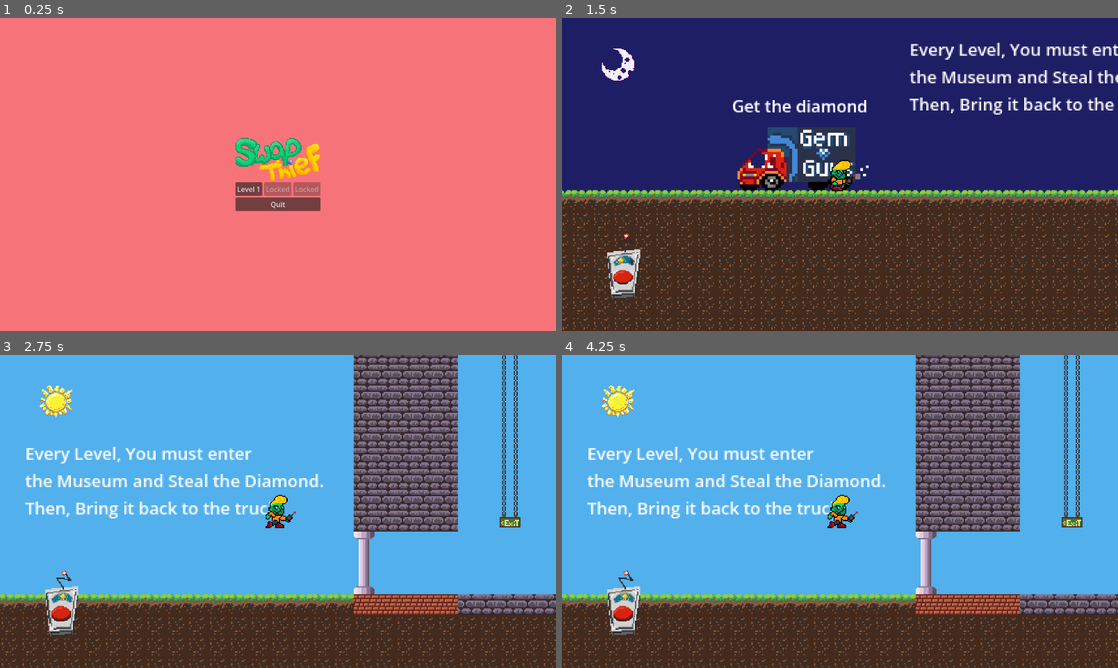
Above: before the commit, frames 1-4 (two rows, left to right).
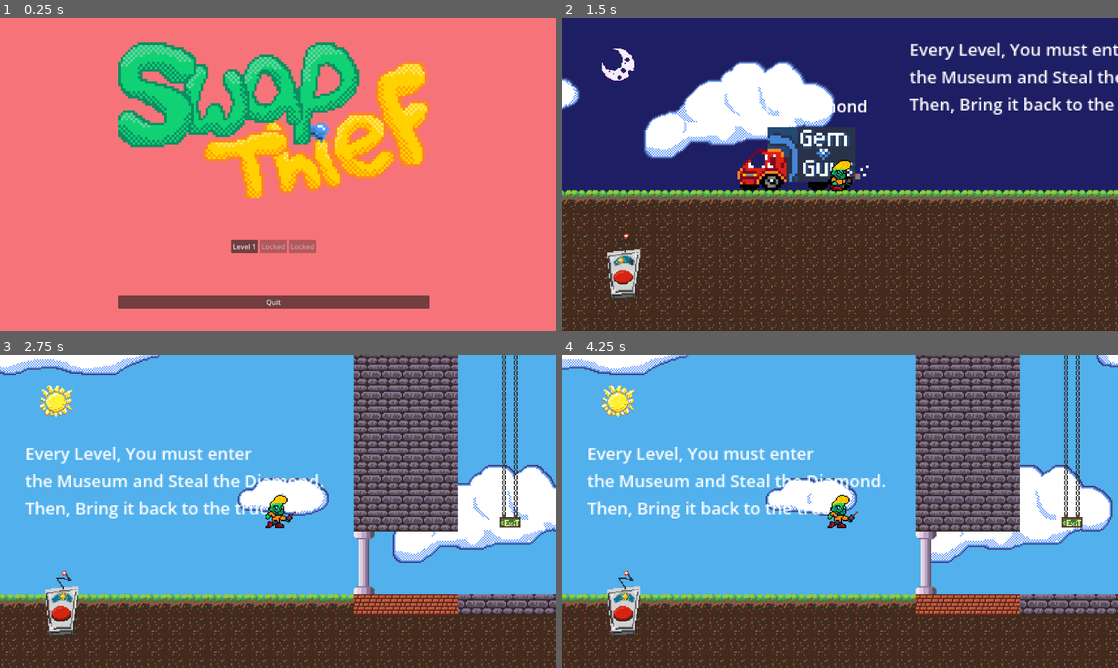
Above: after the commit, the same moments.

Repository: noble-squared/Colorado-Game-Jam
Game: Godot game, scene res://Scenes/main_menu.tscn
Same seed, same stepped clock (60 frames per second), same inputs: the game is played once before the commit and once after it.
Inputs:
- Up to frame 1 (0.25 s): no input
- Up to frame 2 (1.5 s): click "Level 1" at 0.5 s; hold D (Right) from 1.28 s (still down); tap Space (SwapTime) at 1.35 s
- Up to frame 3 (2.75 s): keep holding D (Right); tap W (Jump) at 1.52, 2.27 s; tap Space (SwapTime) at 2.1 s
- Up to frame 4 (4.25 s): release D (Right) at 2.78 s; hold A (Left) 2.78-3.53 s; tap Space (SwapTime) at 2.85, 3.6 s; hold D (Right) from 3.53 s (still down); tap W (Jump) at 3.77 s

The runs differ from the first frame. In frame 1, 20% of the frame differs, in the area x 21-78%, y 7-93%; in frame 2, 6.5%; in frame 3, 6.9%; in frame 4, 6.0%.

Commit message:
added clouds to each level

Diff:
--- a/Scenes/levels/level_1.tscn
+++ b/Scenes/levels/level_1.tscn
@@ -7,6 +7,7 @@
 [ext_resource type="PackedScene" uid="uid://dol0a51giqtfq" path="res://Scenes/getaway_truck.tscn" id="4_7p6j4"]
 [ext_resource type="Script" uid="uid://cd3sl60rk6ihg" path="res://Scripts/level_1_text.gd" id="5_6444e"]
 [ext_resource type="PackedScene" uid="uid://devv5sj3bpqso" path="res://Scenes/background.tscn" id="6_qyddi"]
+[ext_resource type="PackedScene" uid="uid://cp0id6bncmy0u" path="res://Scenes/CloudBackdrop.tscn" id="8_tlryv"]
 
 [sub_resource type="TileSetAtlasSource" id="TileSetAtlasSource_6444e"]
 texture = ExtResource("2_xfk5q")
@@ -126,4 +127,7 @@
 [node name="CollisionShape2D" type="CollisionShape2D" parent="LeftWorldBoundary" unique_id=2067069621]
 shape = SubResource("WorldBoundaryShape2D_qek6e")
 
+[node name="CloudBackdrop" parent="." unique_id=47429626 instance=ExtResource("8_tlryv")]
+position = Vector2(-424, -17)
+
 [connection signal="body_entered" from="Area2D" to="Area2D" method="_on_body_entered"]
--- a/Scenes/levels/level_hayden_1.tscn
+++ b/Scenes/levels/level_hayden_1.tscn
@@ -5,11 +5,12 @@
 [ext_resource type="PackedScene" uid="uid://dm4ghbmkfq828" path="res://Scenes/player.tscn" id="3_nywdt"]
 [ext_resource type="PackedScene" uid="uid://ck765sbran6xt" path="res://Scenes/loot.tscn" id="4_p107r"]
 [ext_resource type="PackedScene" uid="uid://dol0a51giqtfq" path="res://Scenes/getaway_truck.tscn" id="5_1gecp"]
-[ext_resource type="PackedScene" path="res://Scenes/street_light.tscn" id="6_3hopc"]
+[ext_resource type="PackedScene" uid="uid://btbyejebdjwdy" path="res://Scenes/street_light.tscn" id="6_3hopc"]
 [ext_resource type="PackedScene" uid="uid://x6bo71sn0vlp" path="res://Scenes/platform.tscn" id="7_yt7vi"]
 [ext_resource type="PackedScene" uid="uid://ddfmdwr4w2hln" path="res://Scenes/guard.tscn" id="8_e346s"]
 [ext_resource type="PackedScene" uid="uid://5xetlc2tbsu8" path="res://Scenes/spotlight.tscn" id="9_nhyx8"]
 [ext_resource type="PackedScene" uid="uid://devv5sj3bpqso" path="res://Scenes/background.tscn" id="10_gvvke"]
+[ext_resource type="PackedScene" uid="uid://cp0id6bncmy0u" path="res://Scenes/CloudBackdrop.tscn" id="11_nywdt"]
 
 [sub_resource type="TileSetAtlasSource" id="TileSetAtlasSource_e657c"]
 texture = ExtResource("2_gvvke")
@@ -173,5 +174,8 @@
 visible = true
 tile_map_data = PackedByteArray("AAAlAN7/AgADAAEAACAmAN7/AgACAAEAACAkAN7/AgACAAEAADA=")
 
+[node name="CloudBackdrop" parent="." unique_id=47429626 instance=ExtResource("11_nywdt")]
+position = Vector2(-398, -53)
+
 [editable path="NightPlatform"]
 [editable path="DayPlatform"]
--- a/Scenes/levels/level_template.tscn
+++ b/Scenes/levels/level_template.tscn
@@ -6,10 +6,11 @@
 [ext_resource type="PackedScene" uid="uid://dm4ghbmkfq828" path="res://Scenes/player.tscn" id="3_8ok1i"]
 [ext_resource type="PackedScene" uid="uid://ck765sbran6xt" path="res://Scenes/loot.tscn" id="4_ljbgv"]
 [ext_resource type="PackedScene" uid="uid://dol0a51giqtfq" path="res://Scenes/getaway_truck.tscn" id="5_17iy3"]
-[ext_resource type="PackedScene" path="res://Scenes/street_light.tscn" id="6_8ok1i"]
+[ext_resource type="PackedScene" uid="uid://btbyejebdjwdy" path="res://Scenes/street_light.tscn" id="6_8ok1i"]
 [ext_resource type="PackedScene" uid="uid://x6bo71sn0vlp" path="res://Scenes/platform.tscn" id="7_ljbgv"]
 [ext_resource type="PackedScene" uid="uid://ddfmdwr4w2hln" path="res://Scenes/guard.tscn" id="8_ljbgv"]
 [ext_resource type="PackedScene" uid="uid://5xetlc2tbsu8" path="res://Scenes/spotlight.tscn" id="9_17iy3"]
+[ext_resource type="PackedScene" uid="uid://cp0id6bncmy0u" path="res://Scenes/CloudBackdrop.tscn" id="11_wcvos"]
 
 [sub_resource type="TileSetAtlasSource" id="TileSetAtlasSource_e657c"]
 texture = ExtResource("2_oih13")
@@ -107,3 +108,6 @@
 [node name="PathFollow2D" type="PathFollow2D" parent="SpotlightPath" unique_id=1216081325]
 position = Vector2(256, -128)
 rotation = -1.5707964
+
+[node name="CloudBackdrop" parent="." unique_id=47429626 instance=ExtResource("11_wcvos")]
+position = Vector2(-539, -20)
--- a/Scenes/main_menu.tscn
+++ b/Scenes/main_menu.tscn
@@ -4,6 +4,7 @@
 [ext_resource type="PackedScene" uid="uid://dadso51vpxcwh" path="res://Scenes/buttons/level_select_button.tscn" id="2_1ehe0"]
 [ext_resource type="Texture2D" uid="uid://blxmxd040i82o" path="res://assets/art/Title-frame0.png" id="2_ce3w2"]
 [ext_resource type="PackedScene" uid="uid://c2qh6v3t7l755" path="res://Scenes/buttons/quit_button.tscn" id="3_ce3w2"]
+[ext_resource type="PackedScene" uid="uid://cp0id6bncmy0u" path="res://Scenes/CloudBackdrop.tscn" id="5_n45e2"]
 
 [node name="MainMenu" type="Control" unique_id=223779711]
 process_mode = 3
@@ -31,10 +32,10 @@
 anchor_top = 0.5
 anchor_right = 0.5
 anchor_bottom = 0.5
-offset_left = -64.0
-offset_top = -46.5
-offset_right = 64.0
-offset_bottom = 46.5
+offset_left = -368.0
+offset_top = -304.0
+offset_right = 349.0
+offset_bottom = 309.0
 grow_horizontal = 2
 grow_vertical = 2
 
@@ -42,17 +43,21 @@
 layout_mode = 2
 texture = ExtResource("2_ce3w2")
 expand_mode = 5
-stretch_mode = 5
 
 [node name="CenterContainer" type="CenterContainer" parent="VBoxContainer" unique_id=1479397035]
 layout_mode = 2
+size_flags_vertical = 3
 
 [node name="GridContainer" type="GridContainer" parent="VBoxContainer/CenterContainer" unique_id=582848502]
 layout_mode = 2
+size_flags_stretch_ratio = 3.84
+theme_override_constants/v_separation = 4
 columns = 3
 
 [node name="Level1SelectButton" parent="VBoxContainer/CenterContainer/GridContainer" unique_id=1272142489 instance=ExtResource("2_1ehe0")]
 layout_mode = 2
+size_flags_horizontal = 3
+size_flags_vertical = 3
 text = "Level 1"
 level = "level_1"
 
@@ -75,3 +80,6 @@
 
 [node name="QuitButton" parent="VBoxContainer" unique_id=435335843 instance=ExtResource("3_ce3w2")]
 layout_mode = 2
+
+[node name="CloudBackdrop" parent="." unique_id=47429626 instance=ExtResource("5_n45e2")]
+position = Vector2(271, 474)
--- a/Scenes/player.tscn
+++ b/Scenes/player.tscn
@@ -161,7 +161,7 @@
 }],
 "loop": true,
 "name": &"Wall Slide",
-"speed": 5.0
+"speed": 10.0
 }, {
 "frames": [{
 "duration": 1.0,
@@ -365,8 +365,7 @@
 sprite_frames = SubResource("SpriteFrames_pu2lt")
 animation = &"Wall Slide"
 autoplay = "default"
-frame = 4
-frame_progress = 0.85994726
+frame_progress = 0.9292582
 offset = Vector2(4, 0)
 
 [node name="GameOverLayer" type="CanvasLayer" parent="." unique_id=541839562]
